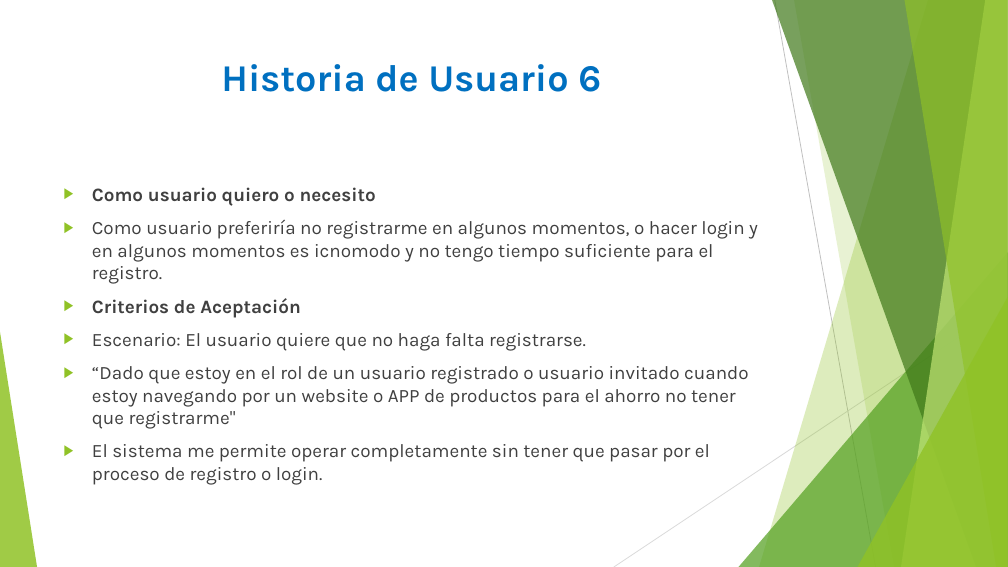
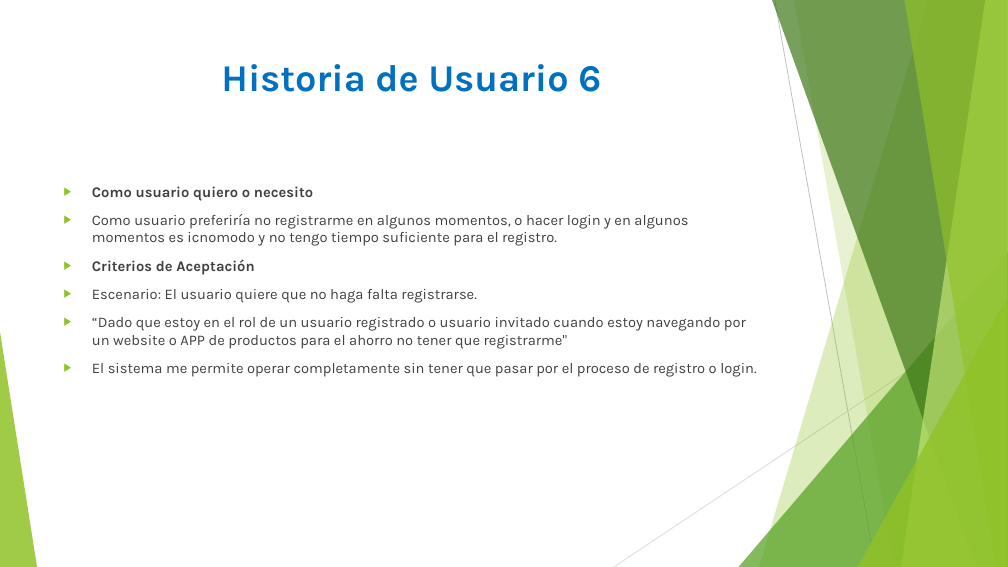
Before and after one commit to Eugenio199226/Ahorrando-Ando, a slide deck: slide 7 of Documentacion/historias de usuario/Criterios de Aceptación/Criterios de Aceptación.pptx. Drawn at 1008x567 pixels with LibreOffice and Linux fonts; fonts in the diff are those of the drawing. Boxes give left, top, right and bottom in pixels: in the first picture for what was removed or moved away, otherwise in the second. Text is boxed around its words. In the diff, an @@ line names an element or a change of style, - is before the commit and + after.

Commit message:
criterios

```diff
--- a/Documentacion/historias de usuario/Criterios de Aceptación/Criterios de Aceptación.pptx
+++ b/Documentacion/historias de usuario/Criterios de Aceptación/Criterios de Aceptación.pptx
@@ text "Como usuario quiero o necesito" at <box>92,186,756,377</box>: size 18 to 14 pt @@
```
Also in this commit, not shown: 3 other slides changed.
